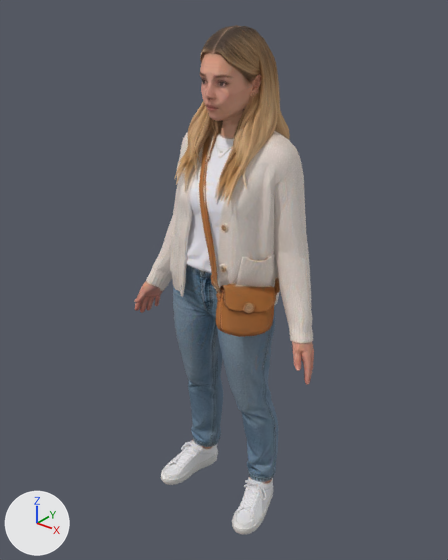
What one commit did to the glTF model team/smart-basket/models/char_tourist.glb.
The view is the same before and after, from a 50 mm lens placed at (1.148, -1.447, 1.798), pointed at (-0.021, 0.015, 0.891). The lights are fixed; the arrows at lower left show +X, +Y and +Z. The older version comes first. Where no turn or scale is listed for an object, it has been applied to the vertices. Vertices at exactly the same position are counted once.

Objects in the first picture: 'char1'.
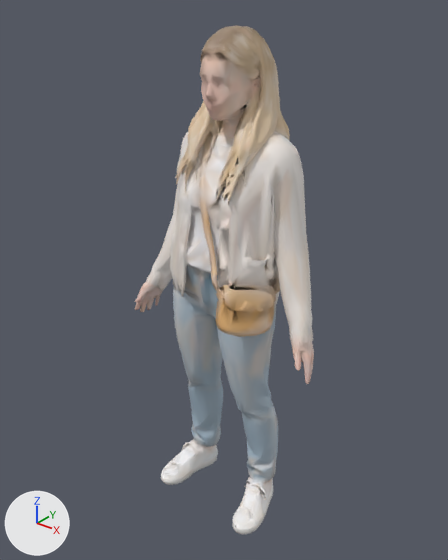
The change, as a list of edits to the scene's bpy script:
```text
Add mat_defaultmaterial:
    mat_defaultmaterial = bpy.data.materials.new('DefaultMaterial')
    mat_defaultmaterial.use_nodes = True; mat_defaultmaterial.node_tree.nodes.clear()
    _N = mat_defaultmaterial.node_tree.nodes; _L = mat_defaultmaterial.node_tree.links
    n0 = _N.new('ShaderNodeOutputMaterial'); n0.name = 'Material Output'
    n1 = _N.new('ShaderNodeBsdfPrincipled'); n1.name = 'Principled BSDF'
    n2 = _N.new('ShaderNodeVertexColor'); n2.name = 'Color Attribute'
    _L.new(n1.outputs[0], n0.inputs[0])  # 'BSDF' to 'Surface'
    _L.new(n2.outputs[0], n1.inputs[0])  # 'Color' to 'Base Color'
Change me_mesh_0:
    used by ob_char1; location = (0.0, 0.0, 0.0)
    remove me_mesh_0.from_pydata(...)  # 10247 vertices, 20627 faces; spans x -0.37..0.37, y -0.2..0.2, z 0.0..1.68
    add me_mesh_0.from_pydata(...)  # 7083 vertices, 14822 faces; spans x -0.37..0.37, y -0.2..0.2, z 0.0..1.68
    me_mesh_0 part 1: 389 vertices moved within x -0.37..0.37, y -0.15..0.2, z 0.01..1.68; 3364 vertices removed from x -0.37..0.37, y -0.2..0.2, z 0.0..1.68; 200 vertices added at x -0.37..0.36, y -0.18..0.2, z 0.01..1.68
    me_mesh_0 part 2: 6923 faces spanning x -0.37..0.37, y -0.2..0.19, z 0.0..1.68 switch from mat_material_0 (picture img_image_0) to mat_defaultmaterial
```

Boxes [x1, y1, x2, y2] around the edits, measured in the pictures (448 x 560 px):
'char1', reshaped: before [134, 25, 314, 534]; after [134, 26, 314, 534]
part 1 of me_mesh_0, cut back: before [134, 25, 314, 534]; after [135, 26, 314, 534]
part 2 of me_mesh_0, recoloured (lighter): [135, 26, 314, 534] in both
